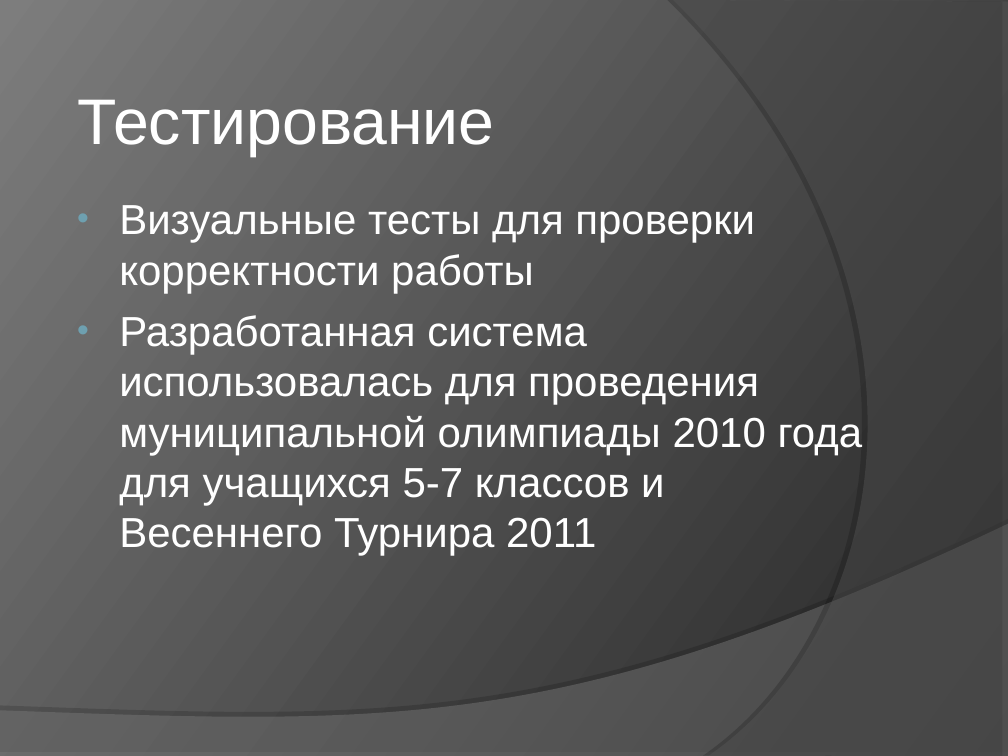
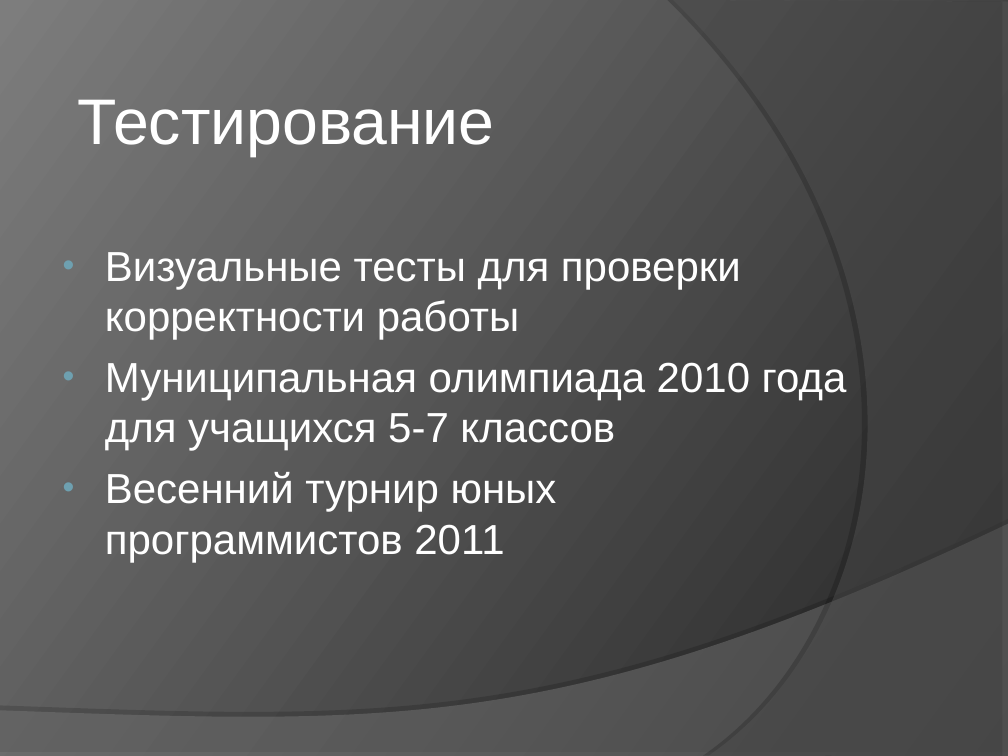
Before and after one commit to klenin/cats-junior, a slide deck: slide 21 of C8403A_Vasilyeva_presentation.ppt. Drawn at 1008x756 pixels with LibreOffice and Linux fonts; fonts in the diff are those of the drawing. Boxes give left, top, right and bottom in pixels: in the first picture for what was removed or moved away, otherwise in the second. Text is boxed around its words. In the diff, an @@ line names an element or a change of style, - is before the commit and + after.

```diff
--- a/C8403A_Vasilyeva_presentation.ppt
+++ b/C8403A_Vasilyeva_presentation.ppt
@@ text "Визуальные тесты для проверки корректности ...": place and size @@
-text "Визуальные тесты для проверки корректности ..." at <box>119,205,863,556</box>
+text "Визуальные тесты для проверки корректности ..." at <box>105,252,847,562</box>
@@ text at <box>105,362,847,562</box>: text changed @@
-• Разработанная система использовалась для проведения муниципальной олимпиады 2010 года для учащихся 5-7 классов и Весеннего Турнира 2011
+• Муниципальная олимпиада 2010 года для учащихся 5-7 классов
+• Весенний турнир юных программистов 2011
```
Also in this commit, not shown: 10 other slides changed, 1 other file.
